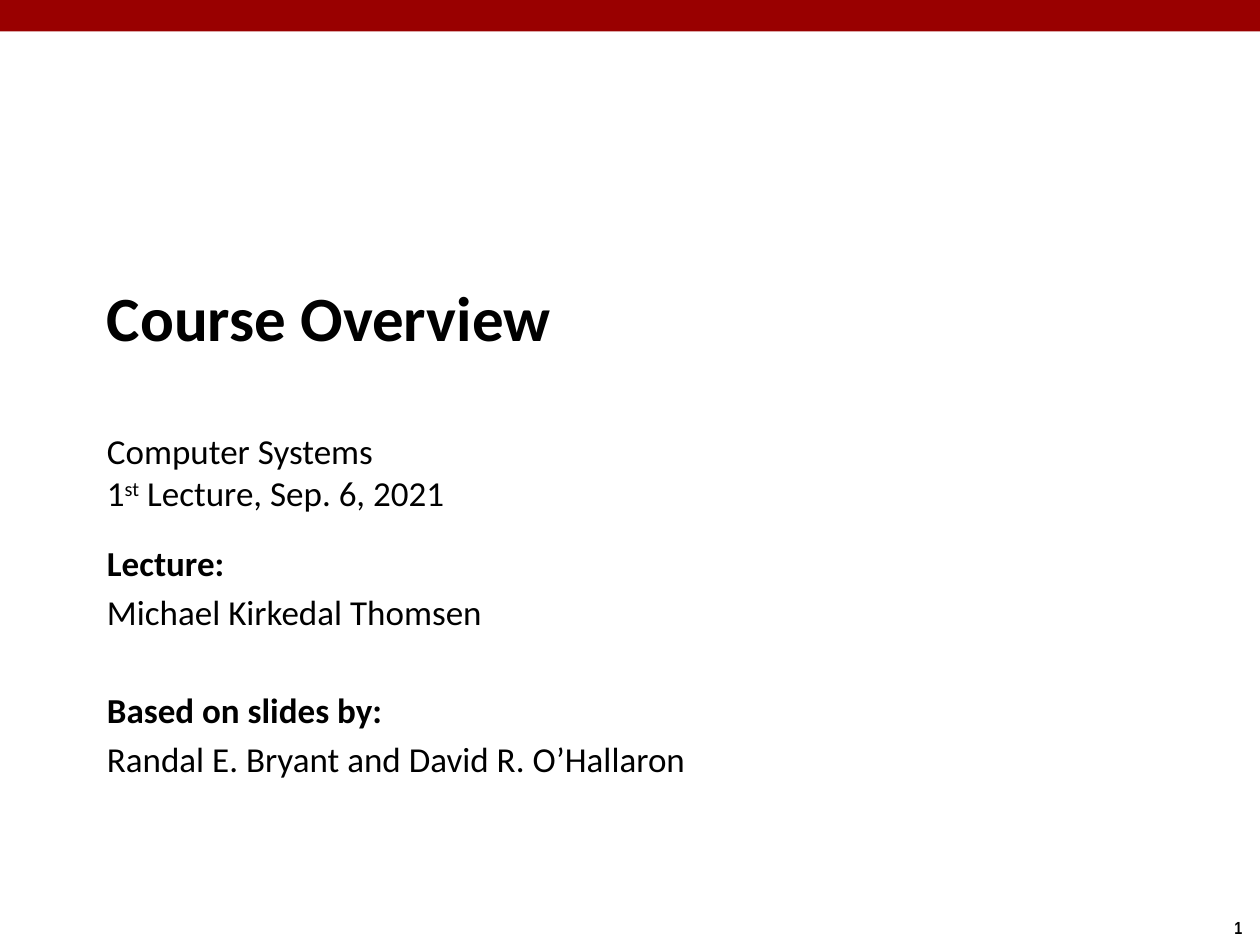
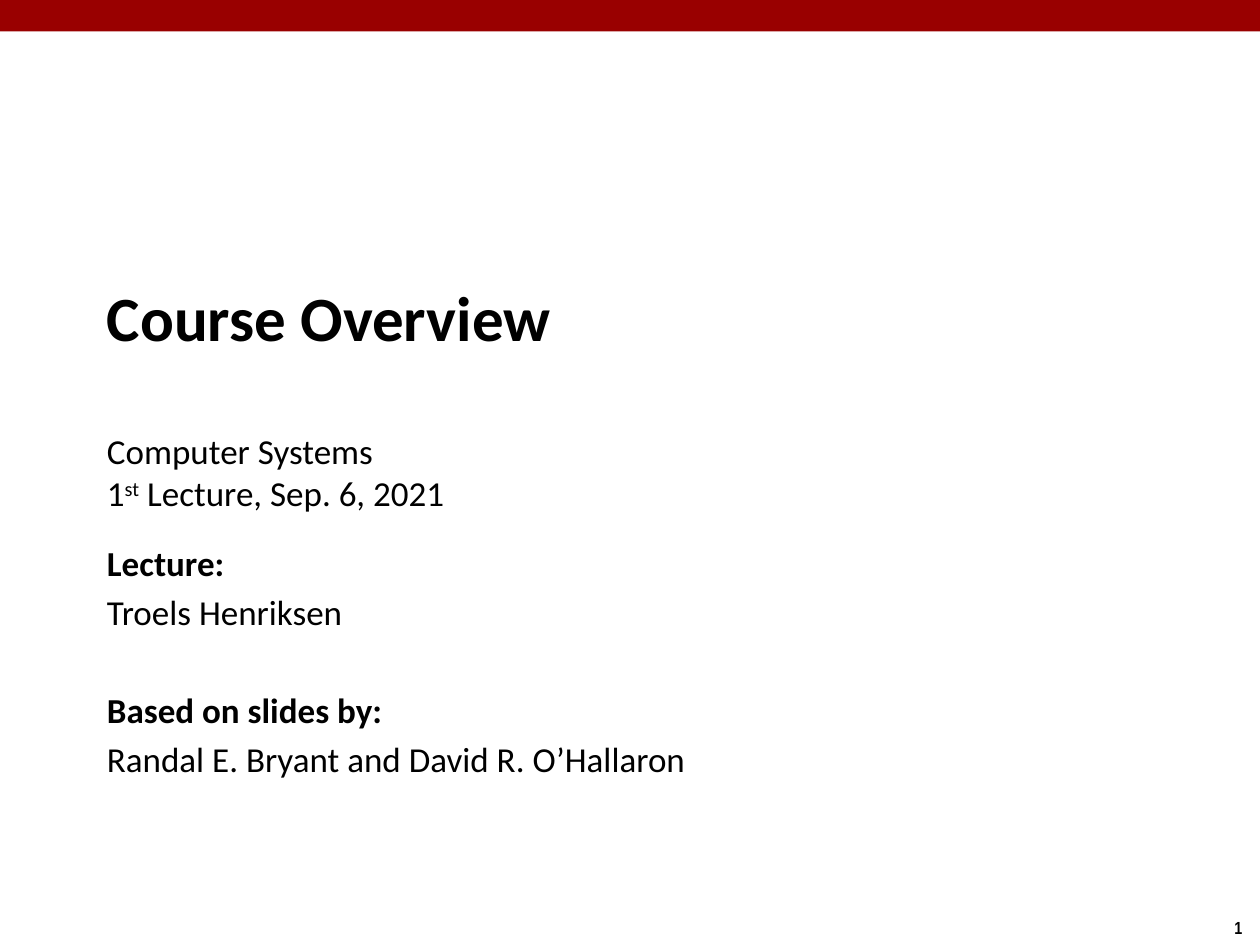
Before and after one commit to diku-compSys/compSys-e2021-pub, a slide deck: slide 1 of lectures/210906_introduction_plus_c/overview.odp. Drawn at 1260x945 pixels with LibreOffice and Linux fonts; fonts in the diff are those of the drawing. Boxes give left, top, right and bottom in pixels: in the first picture for what was removed or moved away, otherwise in the second. Text is boxed around its words. In the diff, an @@ line names an element or a change of style, - is before the commit and + after.

```diff
--- a/lectures/210906_introduction_plus_c/overview.odp
+++ b/lectures/210906_introduction_plus_c/overview.odp
@@ text at (107, 600, 342, 626): text changed @@
-Michael Kirkedal Thomsen
+Troels Henriksen
```
Also in this commit, not shown: 1 other slide changed.
